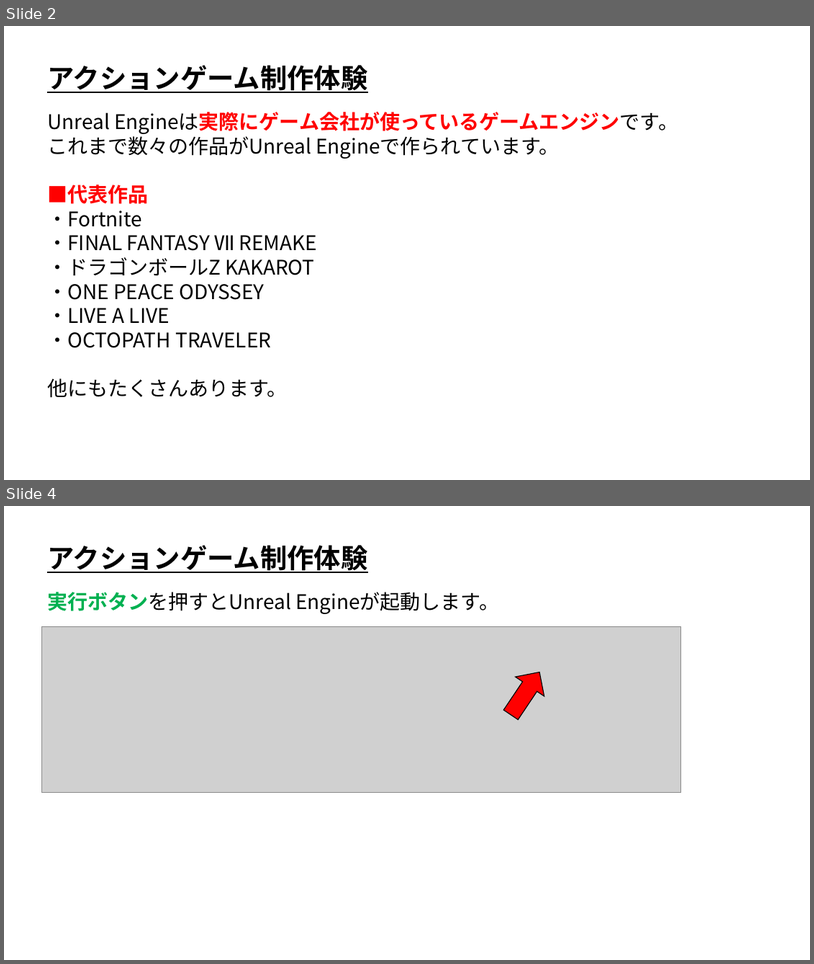
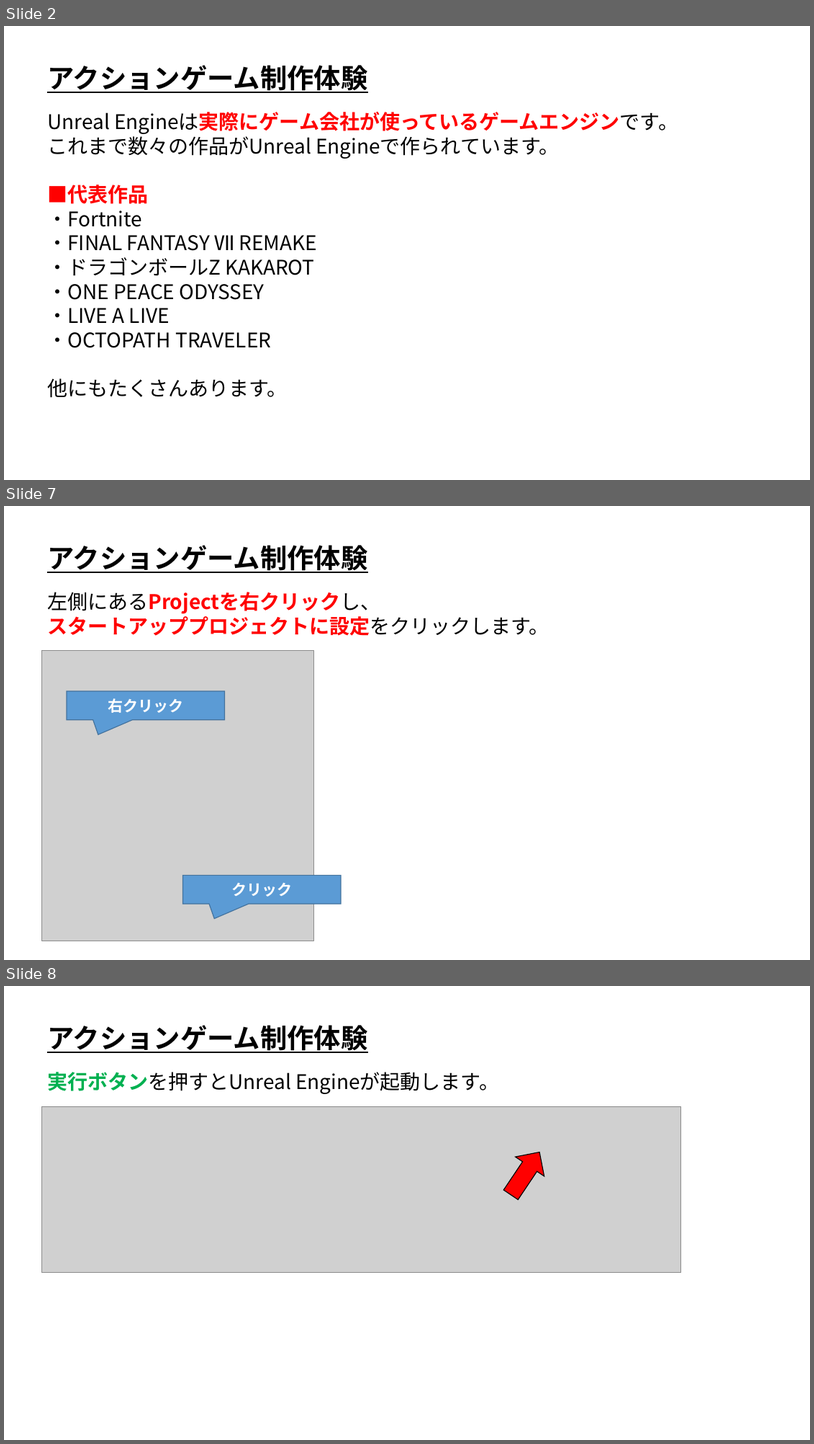
Before and after one commit to ArakiYusuke-Ohara/UnrealEngine, a slide deck: Projects/OpenCanpas01/TrialClass/UE_アクションゲーム制作体験.pptx. Shown one above the other, each under a label of ours: slides 2 and 4 before the commit, slides 2, 7 and 8 after it; the slides between them are not shown. The pictures are 814x964 and 814x1444 pixels, drawn with LibreOffice and Linux fonts; fonts in the diff are those of the drawing; grey boxes stand for pictures. Boxes give left, top, right and bottom in pixels: in the first picture for what was removed or moved away, otherwise in the second. Text is boxed around its words. In the diff, an @@ line names an element or a change of style, - is before the commit and + after.

```diff
--- a/Projects/OpenCanpas01/TrialClass/UE_アクションゲーム制作体験.pptx
+++ b/Projects/OpenCanpas01/TrialClass/UE_アクションゲーム制作体験.pptx
@@ slide 7 added at box(4, 506, 810, 960), background #FFFFFF @@
@@ text added at box(47, 545, 368, 573), 32 pt, text #000000, bold, underline @@
+アクションゲーム制作体験
@@ text added at box(47, 592, 549, 636), 24 pt, text #FF0000, bold @@
+左側にあるProjectを右クリックし、
+スタートアッププロジェクトに設定をクリックします。
@@ picture added at box(41, 651, 314, 940) @@
@@ speech box added at box(67, 691, 225, 720), fill #5B9BD5, outline #43739E 1 pt, 18 pt, text #FFFFFF, bold @@
+右クリック
@@ speech box added at box(183, 875, 341, 903), fill #5B9BD5, outline #43739E 1 pt, 18 pt, text #FFFFFF, bold @@
+クリック
@@ what was slide 4 is now slide 8 @@
```
Also in this commit, not shown: 9 slides changed, 4 other slides added.
